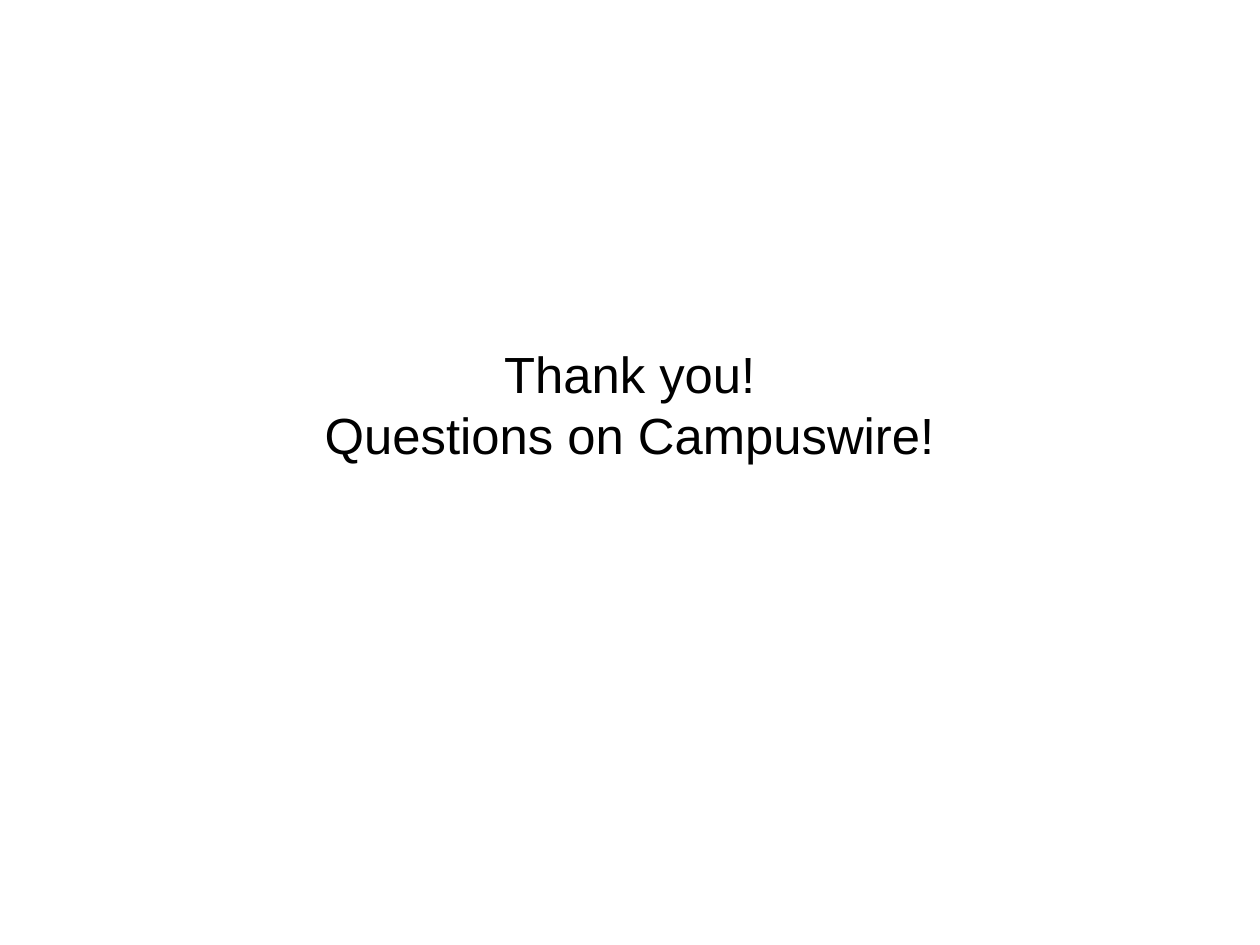
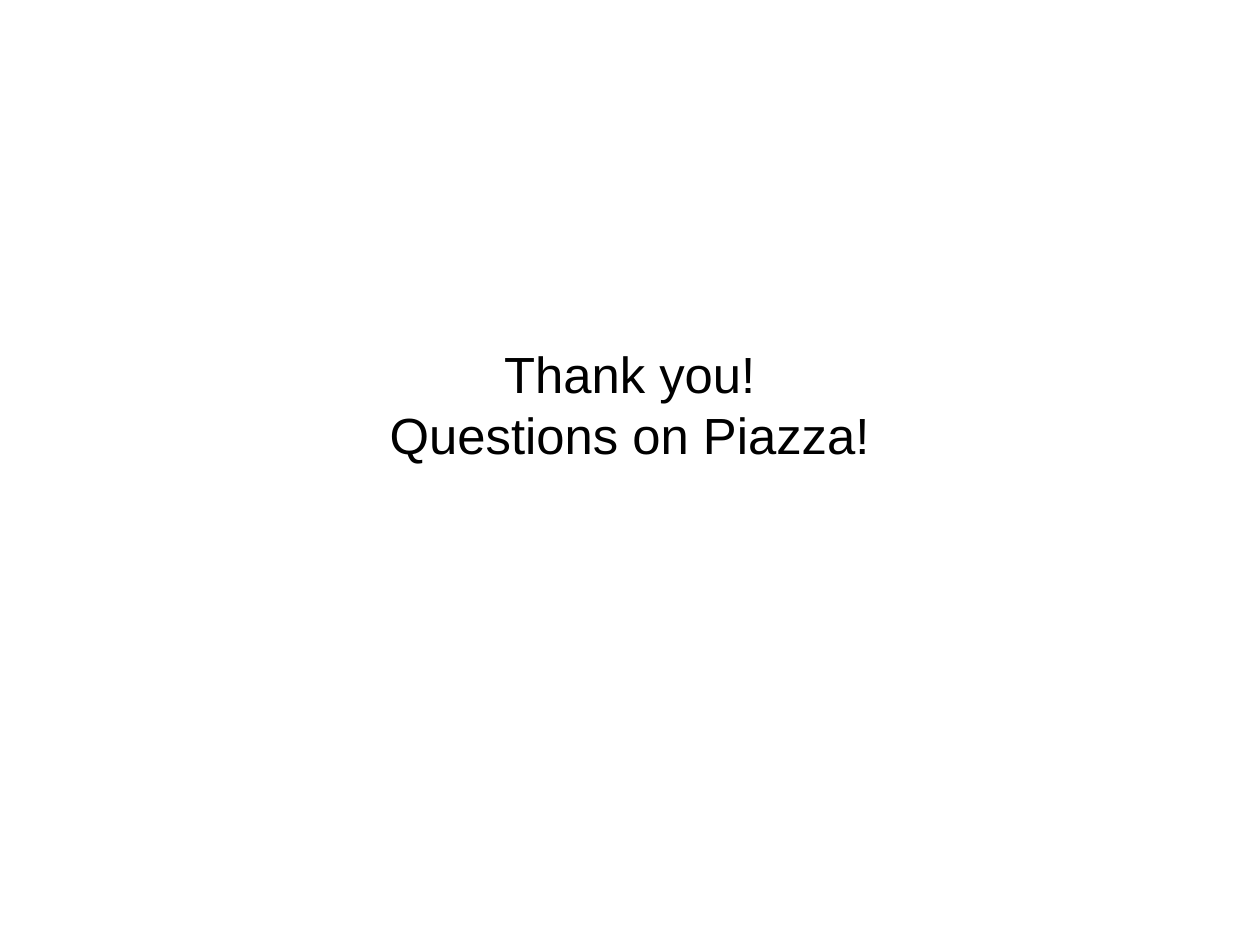
Before and after one commit to antonburtsev/cs5460, a slide deck: slide 12 of lectures/lecture00-logistics/lecture00-logistics.odp (slide 14 before the commit). Drawn at 1260x945 pixels with LibreOffice and Linux fonts; fonts in the diff are those of the drawing. Boxes give left, top, right and bottom in pixels: in the first picture for what was removed or moved away, otherwise in the second. Text is boxed around its words. In the diff, an @@ line names an element or a change of style, - is before the commit and + after.

```diff
--- a/lectures/lecture00-logistics/lecture00-logistics.odp
+++ b/lectures/lecture00-logistics/lecture00-logistics.odp
@@ subtitle at [390,417,870,464]: text changed @@
-Questions on Campuswire!
+Questions on Piazza!
```
Also in this commit, not shown: 4 other slides changed, 1 slide removed, 3 other files.
